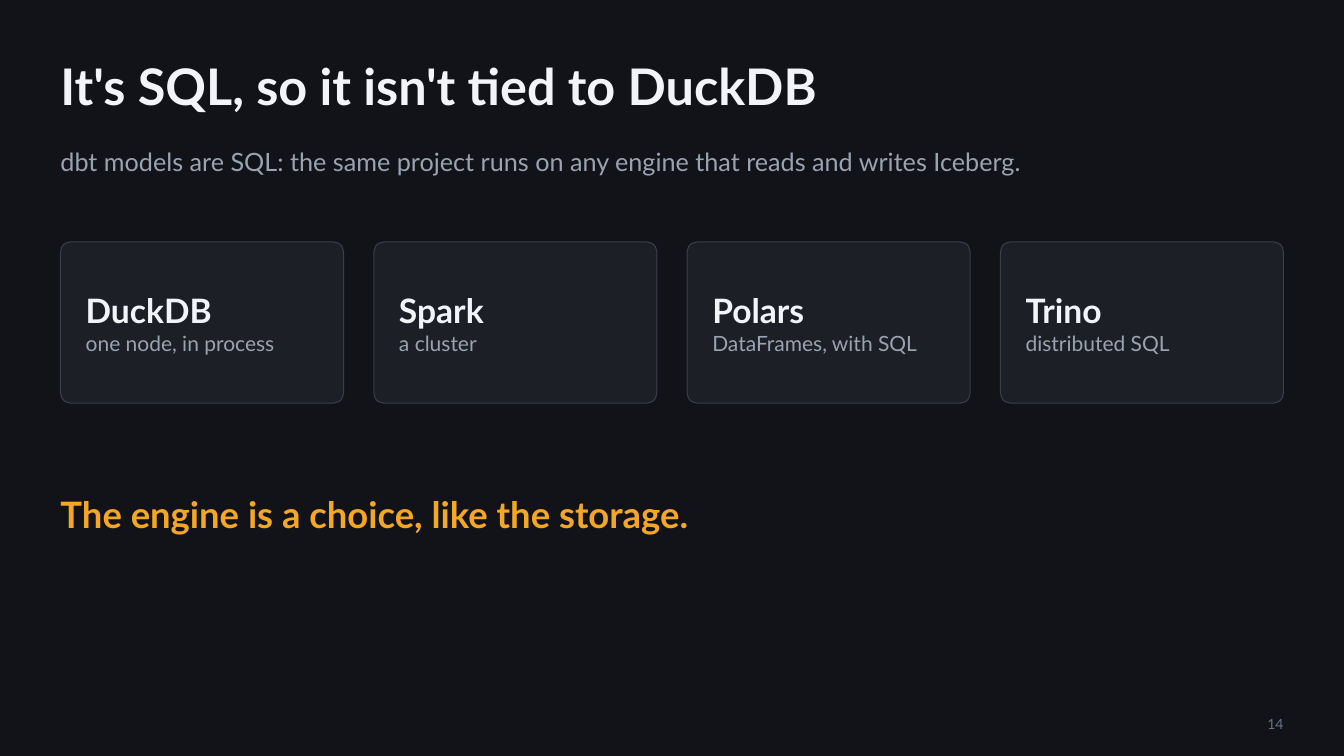
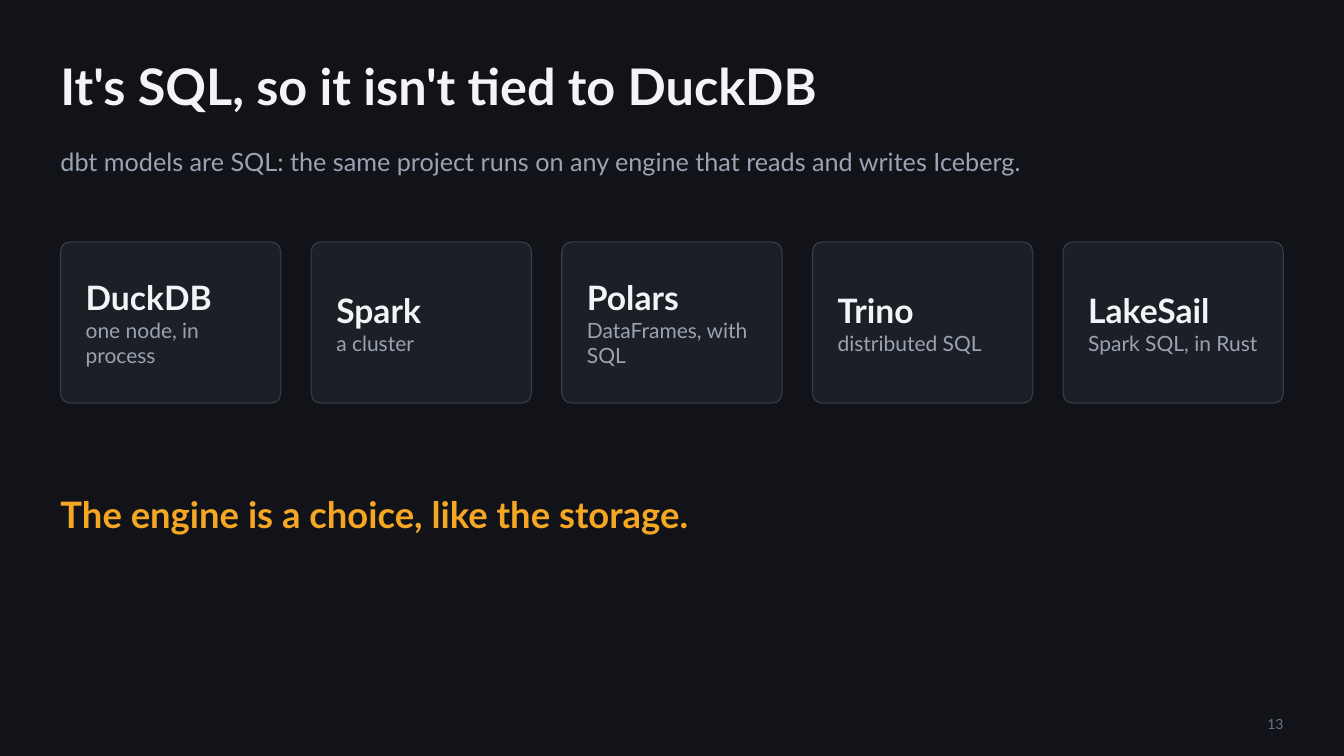
Before and after one commit to djouallah/presentations, a slide deck: slide 13 of analytics-as-code/analytics-as-code.pptx (slide 14 before the commit). Drawn at 1344x756 pixels with LibreOffice and Linux fonts; fonts in the diff are those of the drawing. Boxes give left, top, right and bottom in pixels: in the first picture for what was removed or moved away, otherwise in the second. Text is boxed around its words. In the diff, an @@ line names an element or a change of style, - is before the commit and + after.

```diff
--- a/analytics-as-code/analytics-as-code.pptx
+++ b/analytics-as-code/analytics-as-code.pptx
@@ rounded rectangle: place and size @@
-rounded rectangle at (60, 242, 344, 403)
+rounded rectangle at (60, 242, 281, 403)
@@ text "DuckDB" rewrapped from (86, 298, 274, 355) to (86, 285, 212, 367) @@
@@ rounded rectangle: place and size @@
-rounded rectangle at (374, 242, 657, 403)
+rounded rectangle at (312, 242, 532, 403)
@@ text "Spark": place and size @@
-text "Spark" at (399, 298, 484, 351)
+text "Spark" at (336, 298, 421, 351)
@@ rounded rectangle added at (562, 242, 782, 403), fill #1C1F26, outline #3A3F4B 0.75 pt @@
@@ text "Polars" rewrapped from (712, 298, 917, 354) to (587, 285, 748, 366) @@
@@ rounded rectangle: place and size @@
-rounded rectangle at (688, 242, 971, 403)
+rounded rectangle at (813, 242, 1033, 403)
@@ text "Trino": place and size @@
-text "Trino" at (1026, 298, 1170, 354)
+text "Trino" at (838, 298, 982, 354)
@@ rounded rectangle: place and size @@
-rounded rectangle at (1000, 242, 1284, 403)
+rounded rectangle at (1064, 242, 1285, 403)
@@ text added at (1088, 298, 1257, 355), 15 pt, text #9AA3B2 @@
+LakeSail
+Spark SQL, in Rust
@@ page number at (1267, 719, 1283, 729): text changed @@
-14
+13
```
Also in this commit, not shown: 4 other slides changed, 1 slide removed, 1 other file.
